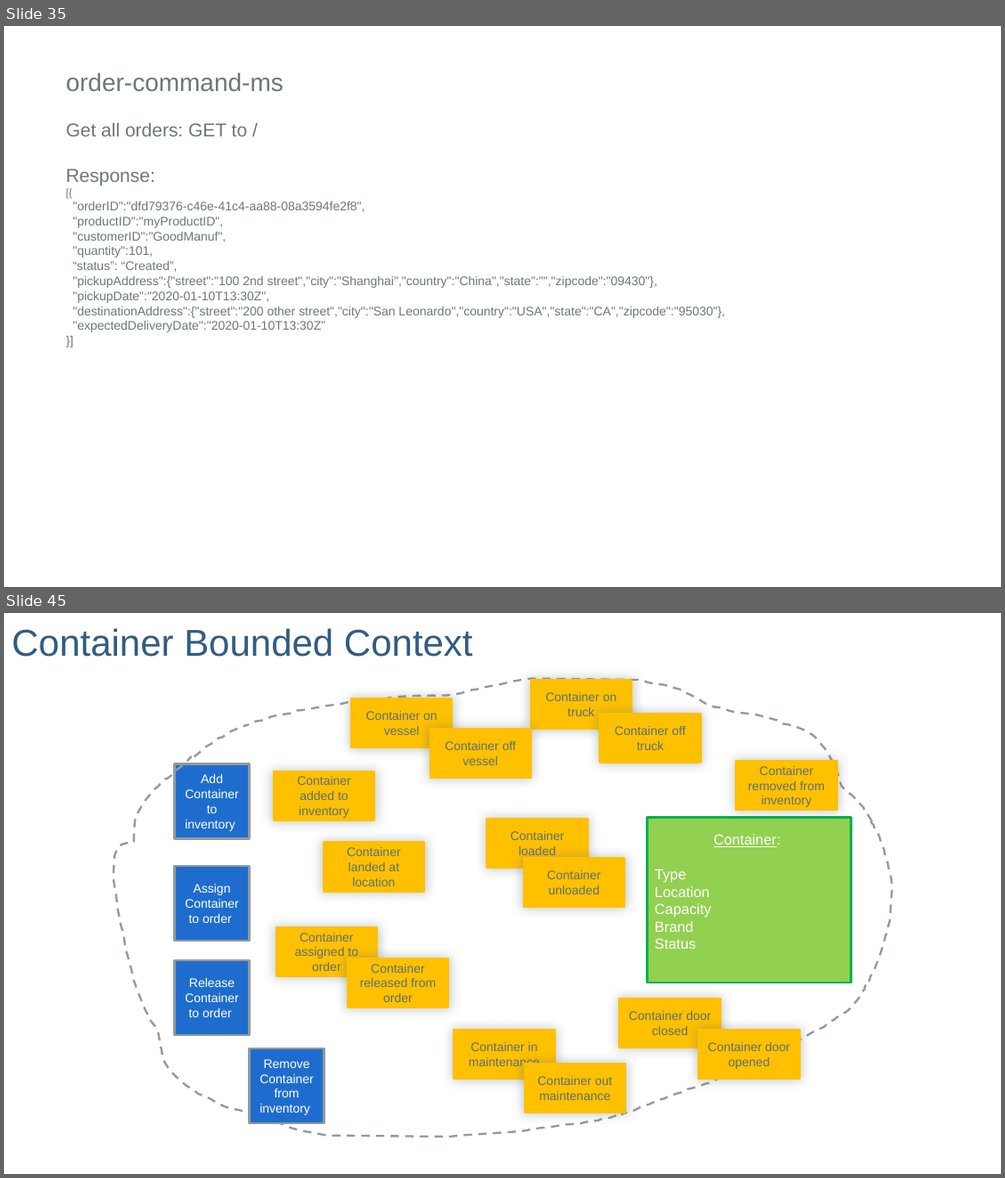
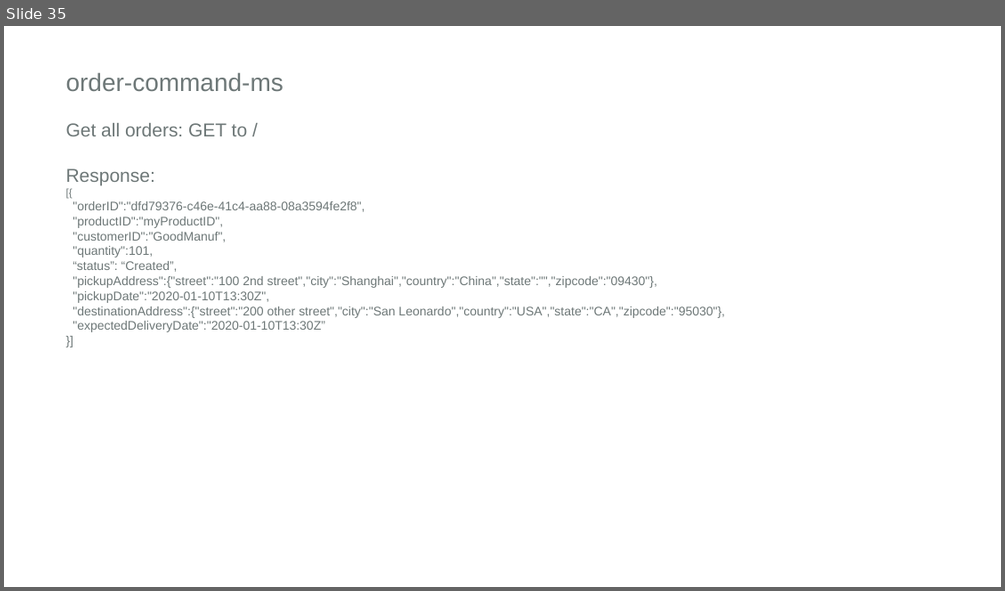
Before and after one commit to matthewpwilson/refarch-kc-order-ms, a slide deck: kc-order-diagrams.pptx. Shown one above the other, each under a label of ours: slides 35 and 45 before the commit, slide 35 after it; the slides between them are not shown. The pictures are 1005x1178 and 1005x591 pixels, drawn with LibreOffice and Linux fonts; fonts in the diff are those of the drawing; background and template pictures are left out. Boxes give left, top, right and bottom in pixels: in the first picture for what was removed or moved away, otherwise in the second. Text is boxed around its words. In the diff, an @@ line names an element or a change of style, - is before the commit and + after.

```diff
--- a/kc-order-diagrams.pptx
+++ b/kc-order-diagrams.pptx
@@ slide 45 removed at (4,613,1001,1174), background #FFFFFF @@
@@ title removed at (12,628,473,657) @@
-Container Bounded Context
@@ freeform shape removed at (113,679,892,1136) @@
@@ rectangle removed at (531,680,632,728) @@
-Container on truck
@@ rectangle removed at (352,698,453,747) @@
-Container on vessel
@@ rectangle removed at (600,714,701,762) @@
-Container off truck
@@ rectangle removed at (430,729,531,778) @@
-Container off vessel
@@ rectangle removed at (175,764,250,839) @@
-Add Container to inventory
@@ rectangle removed at (274,771,375,820) @@
-Container added to inventory
@@ rectangle removed at (736,761,837,810) @@
-Container removed from inventory
@@ rectangle removed at (487,819,588,868) @@
-Container loaded
@@ rectangle removed at (647,817,850,982) @@
-Container:
-Type
-Location
-Capacity
-Brand
-Status
@@ rectangle removed at (324,843,424,892) @@
-Container landed at location
@@ rectangle removed at (175,866,250,941) @@
-Assign Container to order
@@ rectangle removed at (524,858,624,906) @@
-Container unloaded
@@ rectangle removed at (276,927,377,976) @@
-Container assigned to order
@@ rectangle removed at (348,958,449,1007) @@
-Container released from order
@@ rectangle removed at (175,960,250,1035) @@
-Release Container to order
@@ rectangle removed at (619,999,720,1047) @@
-Container door closed
@@ rectangle removed at (454,1030,555,1078) @@
-Container in maintenance
@@ rectangle removed at (699,1030,800,1078) @@
-Container door opened
@@ rectangle removed at (250,1048,324,1123) @@
-Remove Container from inventory
@@ rectangle removed at (525,1064,625,1112) @@
-Container out maintenance
```
Also in this commit, not shown: 3 slides changed, 3 slides added, 11 other slides removed, 6 other files.
